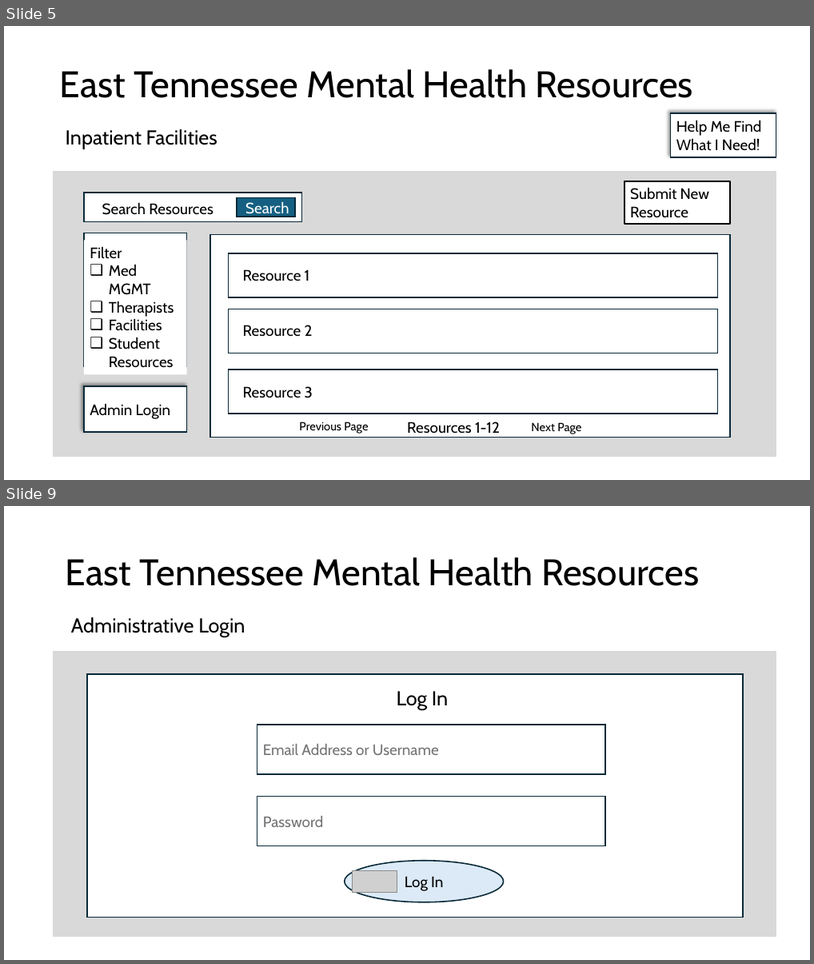
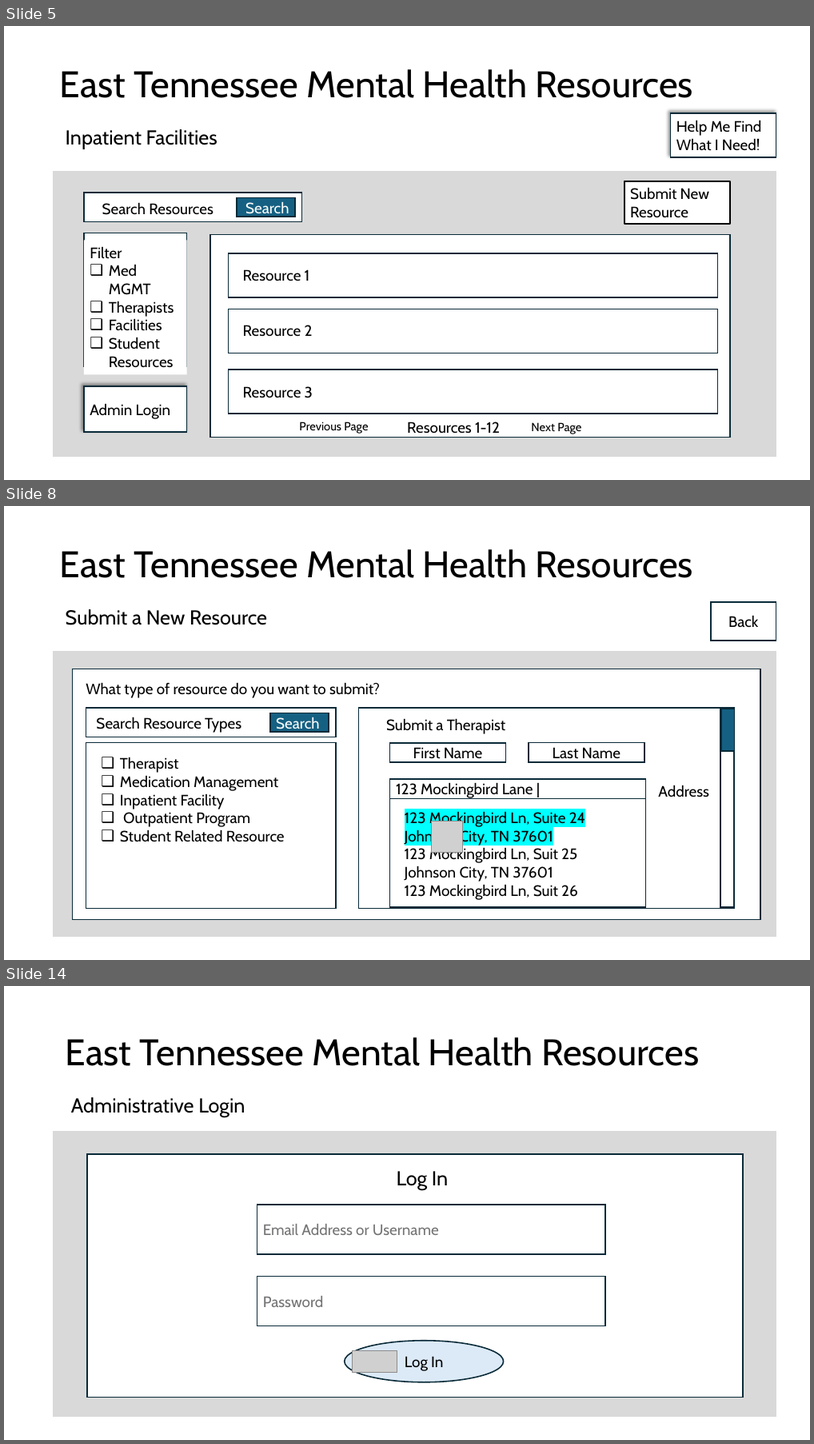
Before and after one commit to ReislerJ/East_TN_MH_Resources, a slide deck: Mock Slides.pptx. Shown one above the other, each under a label of ours: slides 5 and 9 before the commit, slides 5, 8 and 14 after it; the slides between them are not shown. The pictures are 814x964 and 814x1444 pixels, drawn with LibreOffice and Linux fonts; fonts in the diff are those of the drawing; grey boxes stand for pictures; background and template pictures are left out. Boxes give left, top, right and bottom in pixels: in the first picture for what was removed or moved away, otherwise in the second. Text is boxed around its words. In the diff, an @@ line names an element or a change of style, - is before the commit and + after.

```diff
--- a/Mock Slides.pptx
+++ b/Mock Slides.pptx
@@ slide 8 added at [4,506,810,960], background picture (left out) @@
@@ title added at [60,549,694,578], 44 pt, text #000000 @@
+East Tennessee Mental Health Resources
@@ rectangle added at [711,601,777,640], fill #FFFFFF, outline #092A39 1.5 pt, 18 pt, text #000000 @@
+Back
@@ text added at [66,609,267,625], 24 pt, text #000000 @@
+Submit a New Resource
@@ rectangle added at [54,652,777,936], fill #D9D9D9, outline #D9D9D9 1.5 pt @@
@@ rectangle added at [72,668,761,919], fill #FFFFFF, outline #092A39 1.5 pt @@
@@ text added at [86,682,380,698], 18 pt, text #000000 @@
+What type of resource do you want to submit?
@@ rectangle added at [86,708,336,737], fill #FFFFFF, outline #092A39 1.5 pt @@
@@ rectangle added at [90,711,260,735], fill #FFFFFF, 18 pt, text #000000 @@
+Search Resource Types
@@ rectangle added at [270,713,329,732], fill #156082, outline #092A39 1.5 pt @@
@@ text added at [276,717,319,732], 18 pt, text #FFFFFF @@
+Search
@@ rectangle added at [359,708,734,908], fill #FFFFFF, outline #092A39 1.5 pt @@
@@ text added at [386,718,506,734], 18 pt, text #000000 @@
+Submit a Therapist
@@ rectangle added at [721,708,734,907], fill #FFFFFF, outline #092A39 1.5 pt @@
@@ rectangle added at [722,708,735,751], fill #156082, outline #092A39 1.5 pt @@
@@ rectangle added at [86,743,336,908], fill #FFFFFF, outline #092A39 1.5 pt @@
@@ rectangle added at [390,743,506,762], fill #FFFFFF, outline #092A39 1.5 pt, 18 pt, text #000000 @@
+First Name
@@ rectangle added at [529,743,645,762], fill #FFFFFF, outline #092A39 1.5 pt, 18 pt, text #000000 @@
+Last Name
@@ text added at [120,756,285,842], 18 pt, text #000000 @@
+❑ Therapist
+❑ Medication Management
+❑ Inpatient Facility
+❑ Outpatient Program
+❑ Student Related Resource
@@ text added at [162,757,206,764], 18 pt, text #FFFFFF @@
+Search
@@ rectangle added at [390,779,646,798], fill #FFFFFF, outline #092A39 1.5 pt, 18 pt, text #000000 @@
+123 Mockingbird Lane |
@@ text added at [658,784,710,796], 18 pt, text #000000 @@
+Address
@@ rectangle added at [390,798,646,907], fill #FFFFFF, outline #092A39 1.5 pt @@
@@ text added at [405,811,586,900], 18 pt, text #000000 @@
+123 Mockingbird Ln, Suite 24 Johnson City, TN 37601
+123 Mockingbird Ln, Suit 25 Johnson City, TN 37601
+123 Mockingbird Ln, Suit 26
@@ picture added at [432,821,462,852] @@
@@ what was slide 9 is now slide 14 @@
```
Also in this commit, not shown: 4 slides changed, 6 other slides added, 3 other files.
